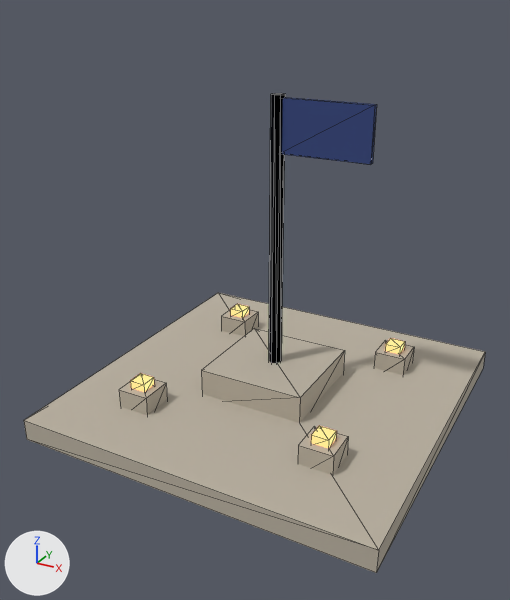
Renders of the glTF model models/flag-high.glb from each side of a commit.
Both versions are drawn from a camera (50 mm lens) standing at (21.4, -42.0, 29.2) and looking at (-0.4, -2.3, 9.3). Arrows for +X, +Y and +Z are at lower left; the lights stay in place. The older version comes first. Mesh edges are drawn as thin lines. Vertices at exactly the same position are counted once.

The scene before the commit, as lines of its bpy script (objects in view):
```python
me_mesh_0 = bpy.data.meshes.new('Mesh_0')
me_mesh_0.from_pydata(...)  # 105 vertices, 156 faces; spans x -13.0..13.0, y -13.0..13.0, z 0.0..23.0
# faces by material slot: [108, 48]
me_mesh_0.materials.append(mat_matte)
me_mesh_0.materials.append(mat_glow)
ob_mesh_0 = bpy.data.objects.new('Mesh_0', me_mesh_0)
ob_mesh_0.location = (0.0, 0.0, 0.0)
```
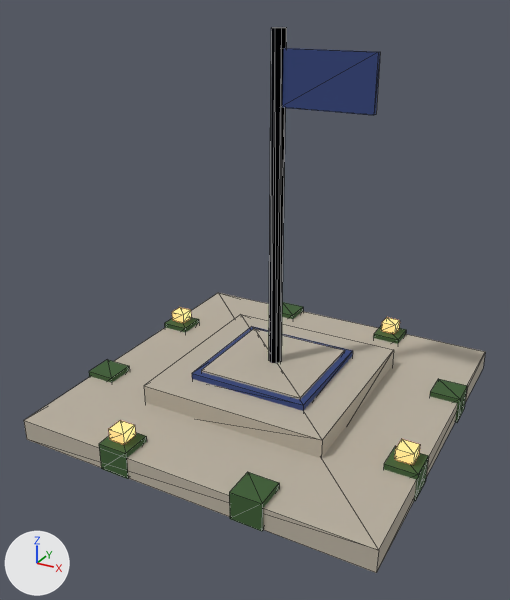
What differs and where, as boxes (x1, y1, x2, y2) in the pictures (510 x 600 px; the box of a moved part takes in the faces that stretch with it):
'Mesh_0', reshaped (14% taller)
    before: (24, 93, 485, 573)
    after: (24, 27, 485, 573)
part 1 of me_mesh_0, added
    after: (144, 314, 394, 458)
part 2 of me_mesh_0, moved or reshaped
    before: (269, 93, 286, 363)
    after: (269, 27, 287, 363)
part 3 of me_mesh_0, added (blue)
    after: (192, 327, 353, 411)
part 4 of me_mesh_0, moved or reshaped
    before: (282, 97, 377, 164)
    after: (283, 48, 380, 115)
part 5 of me_mesh_0, added (green)
    after: (384, 446, 429, 501)
part 6 of me_mesh_0, added (green)
    after: (229, 472, 279, 531)
part 7 of me_mesh_0, added (green)
    after: (99, 432, 147, 479)
part 8 of me_mesh_0, added (green)
    after: (89, 360, 129, 383)
part 9 of me_mesh_0, added
    after: (165, 317, 199, 332)
part 10 of me_mesh_0, added
    after: (282, 302, 303, 319)
part 11 of me_mesh_0, added
    after: (373, 325, 406, 344)
part 12 of me_mesh_0, added (green)
    after: (430, 379, 467, 423)
part 13 of me_mesh_0, moved or reshaped
    before: (311, 426, 336, 448)
    after: (395, 439, 420, 465)
part 14 of me_mesh_0, moved or reshaped
    before: (130, 373, 154, 392)
    after: (108, 420, 135, 444)
part 15 of me_mesh_0, moved or reshaped
    before: (230, 304, 249, 318)
    after: (172, 307, 191, 323)
part 16 of me_mesh_0, moved or reshaped
    before: (385, 338, 405, 354)
    after: (381, 317, 400, 334)
part 17 of me_mesh_0, deleted
    before: (374, 340, 414, 375)
part 18 of me_mesh_0, deleted
    before: (298, 426, 348, 475)
part 19 of me_mesh_0, deleted
    before: (119, 379, 167, 415)
part 20 of me_mesh_0, deleted
    before: (221, 310, 258, 336)

Edits to the bpy script that builds the scene:
```text
Change me_mesh_0:
    used by ob_mesh_0; location = (0.0, 0.0, 0.0)
    remove me_mesh_0.from_pydata(...)  # 105 vertices, 156 faces; spans x -13.0..13.0, y -13.0..13.0, z 0.0..23.0
    add me_mesh_0.from_pydata(...)  # 153 vertices, 228 faces; spans x -13.1..13.1, y -13.1..13.1, z 0.0..27.0
    me_mesh_0 part 1: a new loose piece, a box spanning x -7.0..7.0, y -7.0..7.0, z 0.8..3.0, in mat_matte
    me_mesh_0 part 2: the loose piece of 17 vertices spanning x -0.5..0.5, y -0.5..0.5, z 3.0..23.0 is scaled about its middle by (1, 1, 1.3), then moved by (0.0, 0.0, 1.0)
    me_mesh_0 part 3: a new loose piece, a box spanning x -4.5..4.5, y -4.5..4.5, z 2.75..3.45, in mat_matte
    me_mesh_0 part 4: the loose piece of 8 vertices spanning x 0.2..6.6, y -0.2..0.2, z 19.2..22.8 is moved by (0.0, 0.0, 3.0)
    me_mesh_0 part 5: a new loose piece, a box spanning x 10.9..13.1, y -6.2..-4.0, z 0.0..2.0, in mat_matte
    me_mesh_0 part 6: a new loose piece, a box spanning x 3.8..6.0, y -13.1..-10.9, z 0.0..2.0, in mat_matte
    me_mesh_0 part 7: a new loose piece, a box spanning x -6.2..-4.0, y -13.1..-10.9, z 0.0..2.0, in mat_matte
    me_mesh_0 part 8: a new loose piece, a box spanning x -13.1..-10.9, y -6.0..-3.8, z 0.0..2.0, in mat_matte
    me_mesh_0 part 9: a new loose piece, a box spanning x -13.1..-10.9, y 4.0..6.2, z 0.0..2.0, in mat_matte
    me_mesh_0 part 10: a new loose piece, a box spanning x -6.0..-3.8, y 10.9..13.1, z 0.0..2.0, in mat_matte
    me_mesh_0 part 11: a new loose piece, a box spanning x 4.0..6.2, y 10.9..13.1, z 0.0..2.0, in mat_matte
    me_mesh_0 part 12: a new loose piece, a box spanning x 10.9..13.1, y 3.8..6.0, z 0.0..2.0, in mat_matte
    me_mesh_0 part 13: the loose piece of 8 vertices spanning x 6.5..7.7, y -7.6..-6.4, z 2.8..3.6 is moved by (4.9, 2.0, -0.6)
    me_mesh_0 part 14: the loose piece of 8 vertices spanning x -7.6..-6.4, y -7.7..-6.5, z 2.8..3.6 is moved by (2.0, -4.9, -0.6)
    me_mesh_0 part 15: the loose piece of 8 vertices spanning x -7.7..-6.5, y 6.4..7.6, z 2.8..3.6 is moved by (-4.9, -2.0, -0.6)
    me_mesh_0 part 16: the loose piece of 8 vertices spanning x 6.4..7.6, y 6.5..7.7, z 2.8..3.6 is moved by (-2.0, 4.9, -0.6)
    me_mesh_0 part 17: the loose piece of 8 vertices spanning x 5.8..8.2, y 5.9..8.3, z 0.6..3.0 is deleted
    me_mesh_0 part 18: the loose piece of 8 vertices spanning x 5.9..8.3, y -8.2..-5.8, z 0.6..3.0 is deleted
    me_mesh_0 part 19: the loose piece of 8 vertices spanning x -8.2..-5.8, y -8.3..-5.9, z 0.6..3.0 is deleted
    me_mesh_0 part 20: the loose piece of 8 vertices spanning x -8.3..-5.9, y 5.8..8.2, z 0.6..3.0 is deleted
```
